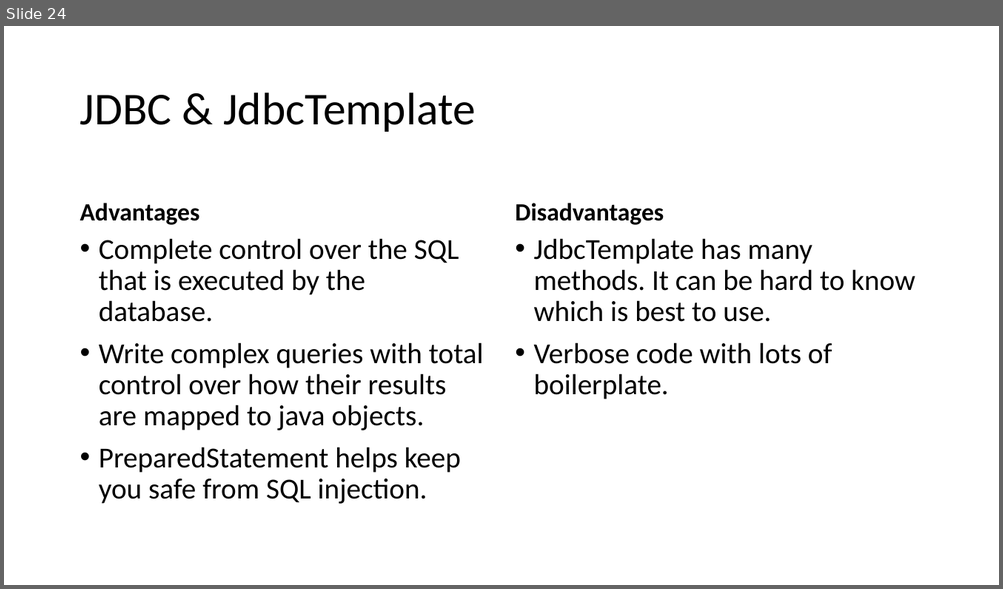
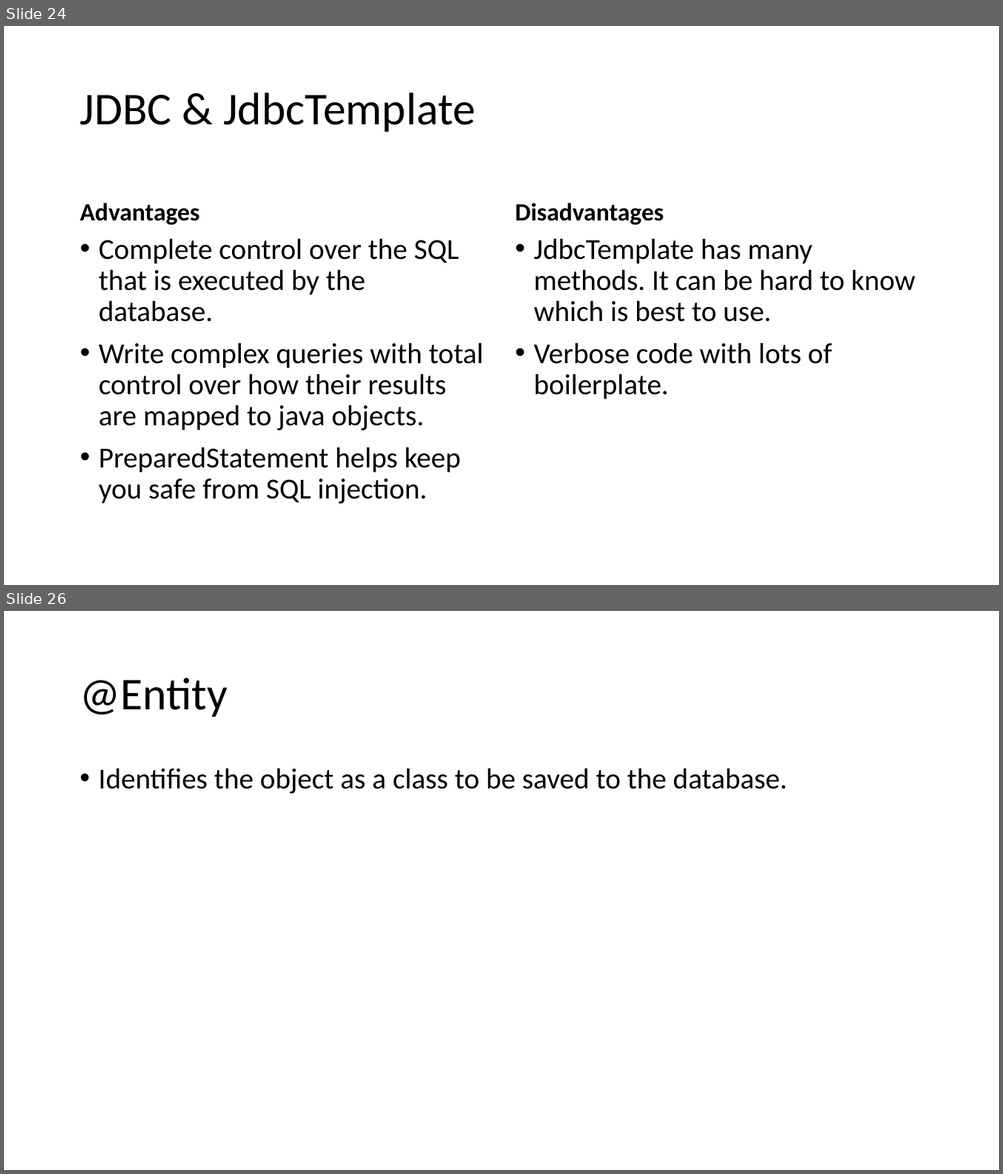
Before and after one commit to ryl/cybr406-2020, a slide deck: files/databases.pptx. Shown one above the other, each under a label of ours: slide 24 before the commit, slides 24 and 26 after it; the slides between them are not shown. The pictures are 1003x589 and 1003x1174 pixels, drawn with LibreOffice and Linux fonts; fonts in the diff are those of the drawing. Boxes give left, top, right and bottom in pixels: in the first picture for what was removed or moved away, otherwise in the second. Text is boxed around its words. In the diff, an @@ line names an element or a change of style, - is before the commit and + after.

```diff
--- a/files/databases.pptx
+++ b/files/databases.pptx
@@ slide 26 added at [4, 611, 999, 1170], background #FFFFFF @@
@@ title added at [79, 678, 227, 717], 44 pt, text #000000 @@
+@Entity
@@ text added at [99, 768, 787, 794], 28 pt, text #000000 @@
+• Identifies the object as a class to be saved to the database.
```
Also in this commit, not shown: 13 other slides added, 2 other files.
